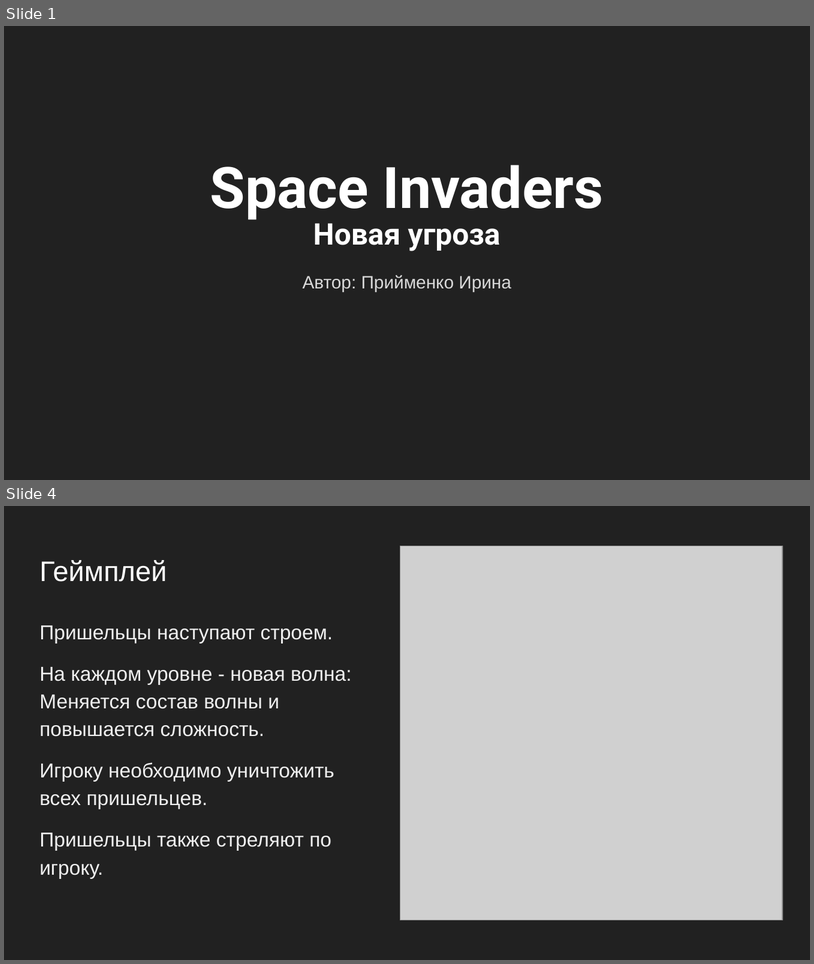
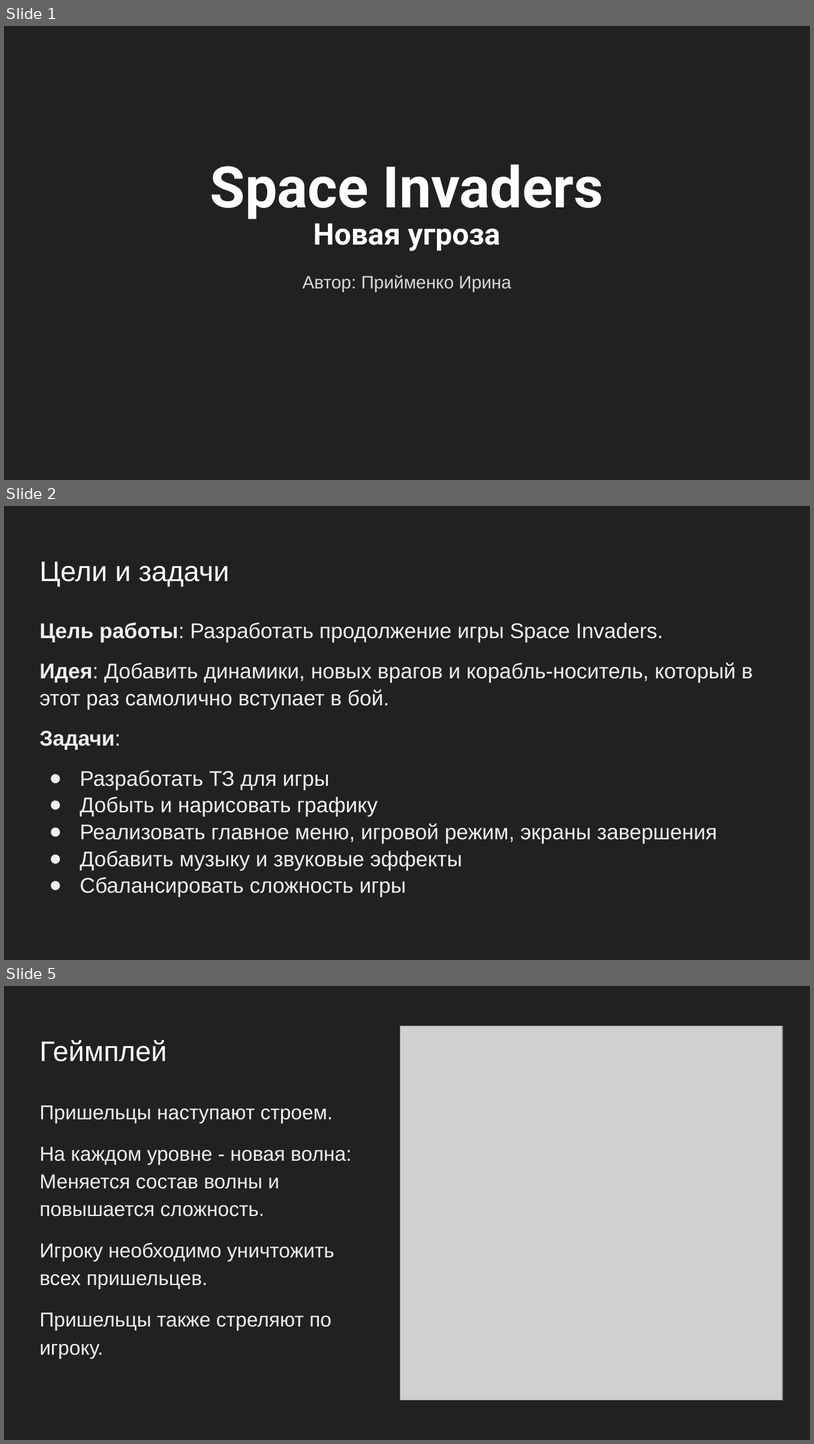
Before and after one commit to Tulishka/space_invaders_nt, a slide deck: docs/presentation.pptx. Shown one above the other, each under a label of ours: slides 1 and 4 before the commit, slides 1, 2 and 5 after it; the slides between them are not shown. The pictures are 814x964 and 814x1444 pixels, drawn with LibreOffice and Linux fonts; fonts in the diff are those of the drawing; grey boxes stand for pictures. Boxes give left, top, right and bottom in pixels: in the first picture for what was removed or moved away, otherwise in the second. Text is boxed around its words. In the diff, an @@ line names an element or a change of style, - is before the commit and + after.

```diff
--- a/docs/presentation.pptx
+++ b/docs/presentation.pptx
@@ slide 2 added at [4,506,810,960], background #212121 @@
@@ title added at [39,561,230,586], 25.2 pt, text #FFFFFF @@
+Цели и задачи
@@ text added at [39,622,753,897], 19 pt, text #EFEFEF @@
+Цель работы: Разработать продолжение игры Space Invaders.
+Идея: Добавить динамики, новых врагов и корабль-носитель, который в этот раз самолично вступает в бой.
+Задачи:
+● Разработать ТЗ для игры
+● Добыть и нарисовать графику
+● Реализовать главное меню, игровой режим, экраны завершения
+● Добавить музыку и звуковые эффекты
+● Сбалансировать сложность игры
@@ what was slide 4 is now slide 5 @@
```
Also in this commit, not shown: 6 slides changed, 6 other slides added, 4 slides removed.
